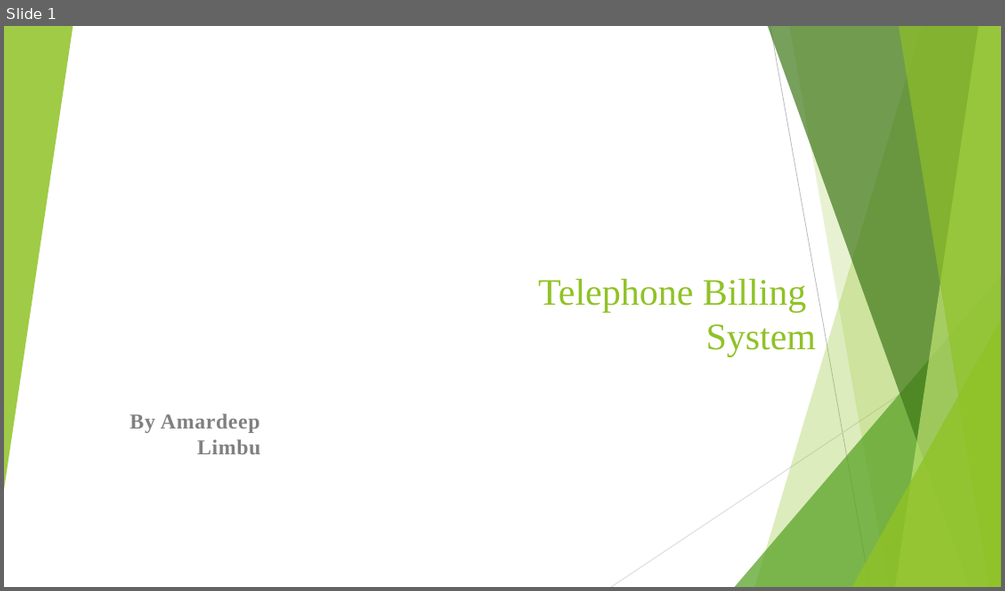
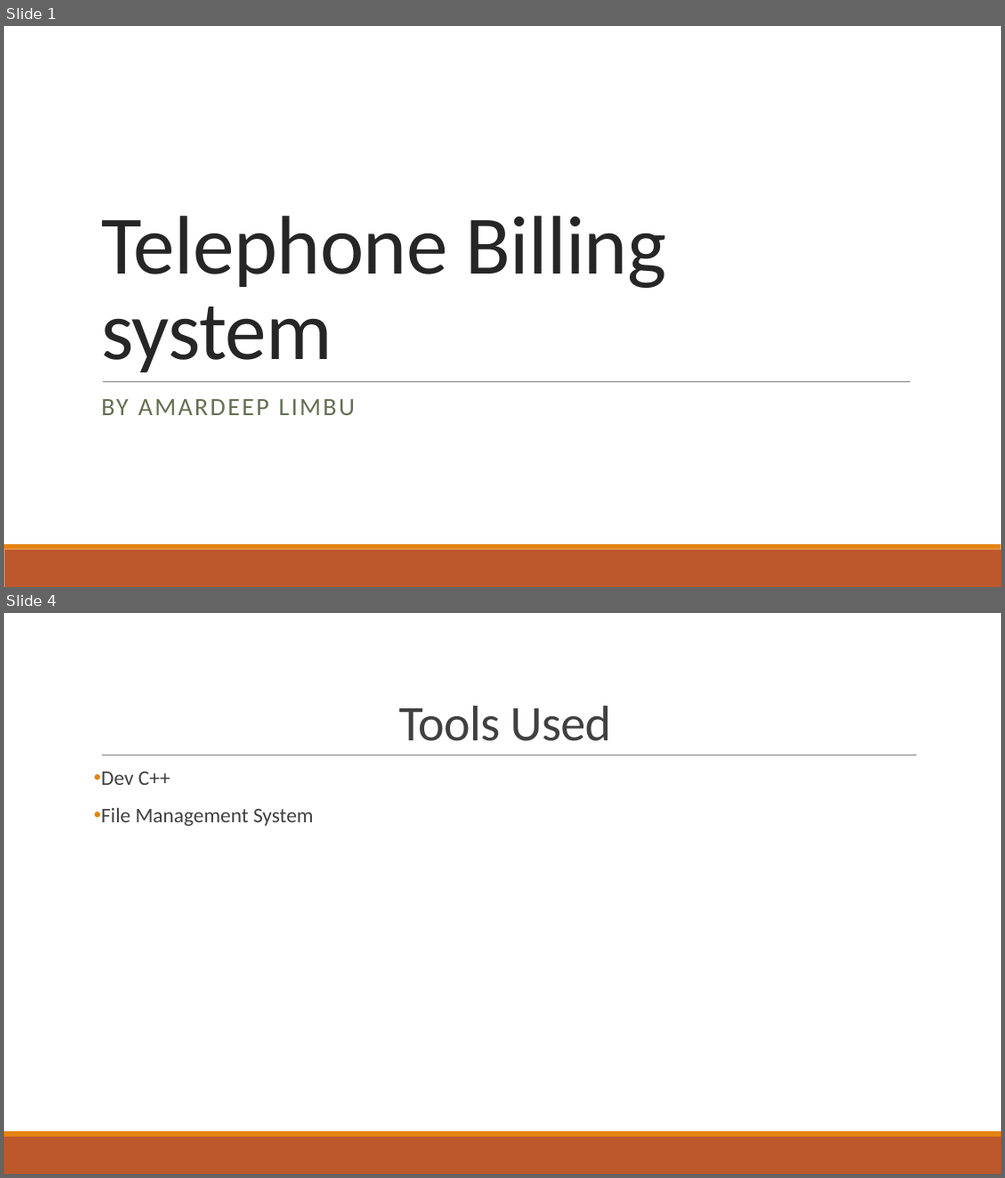
Before and after one commit to no-routine/college, a slide deck: telephone project.pptx. Shown one above the other, each under a label of ours: slide 1 before the commit, slides 1 and 4 after it; the slides between them are not shown. The pictures are 1005x591 and 1005x1178 pixels, drawn with LibreOffice and Linux fonts; fonts in the diff are those of the drawing; background and template pictures are left out. Boxes give left, top, right and bottom in pixels: in the first picture for what was removed or moved away, otherwise in the second. Text is boxed around its words. In the diff, an @@ line names an element or a change of style, - is before the commit and + after.

```diff
--- a/telephone project.pptx
+++ b/telephone project.pptx
@@ slide 4 added at (x1=4, y1=613, x2=1001, y2=1174), background #FFFFFF; not listed: 2 template elements that a slide beside it also shows @@
@@ title added at (x1=399, y1=706, x2=611, y2=741), 48 pt, text #404040 @@
+Tools Used
@@ text added at (x1=101, y1=771, x2=314, y2=826), 20 pt, text #404040 @@
+• Dev C++
+• File Management System
@@ line added from (102, 755) to (917, 755), #808080 0.5 pt @@
@@ slide 1 changed as well @@
@@ group removed at (x1=4, y1=26, x2=1001, y2=587): 5 freeform shapes, 3 triangles, 2 lines @@
@@ title at (x1=101, y1=216, x2=667, y2=372): text changed; size 36 to 80 pt; font Times New Roman to Calibri; text colour #90C226 to #262626 @@
-Telephone Billing
-System
+Telephone Billing system
@@ subtitle at (x1=101, y1=399, x2=355, y2=415): text changed; size 20.4 to 24 pt; font Times New Roman to Calibri; text colour #808080 to #637052; bold off @@
-By Amardeep Limbu
+BY AMARDEEP LIMBU
@@ line added from (103, 381) to (910, 381), #808080 0.5 pt @@
@@ rectangle added at (x1=4, y1=549, x2=1001, y2=587), fill #BD582C @@
@@ rectangle added at (x1=4, y1=544, x2=1001, y2=549), fill #E48312 @@
```
Also in this commit, not shown: 2 other slides changed, 3 other slides added, 10 slides removed.
